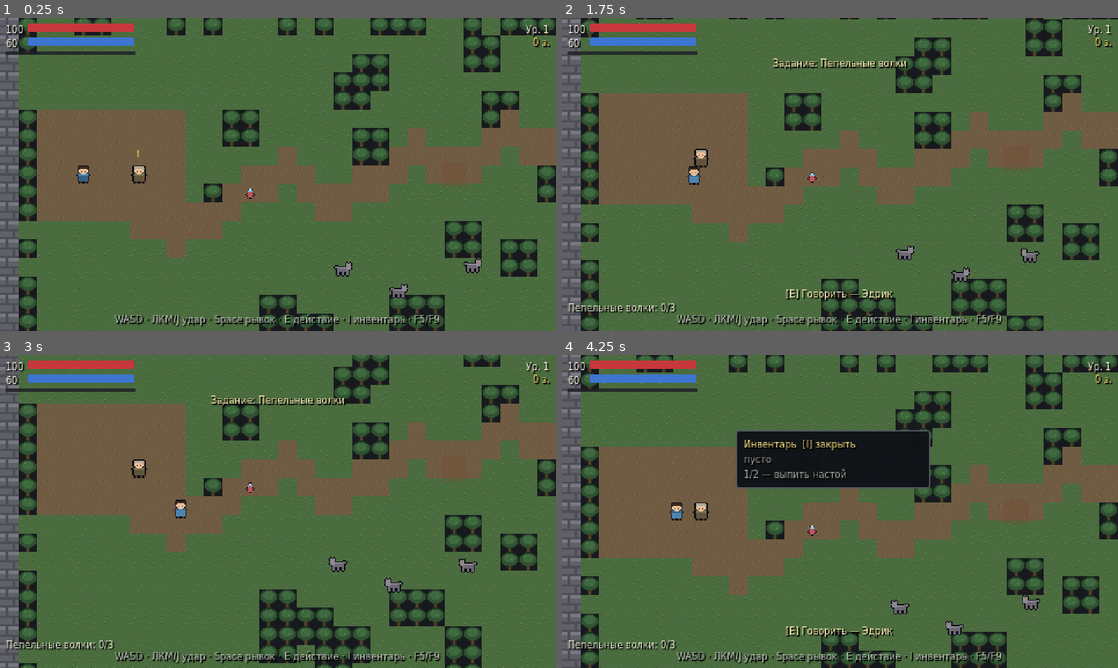
Above: before the commit, frames 1-4 (two rows, left to right).
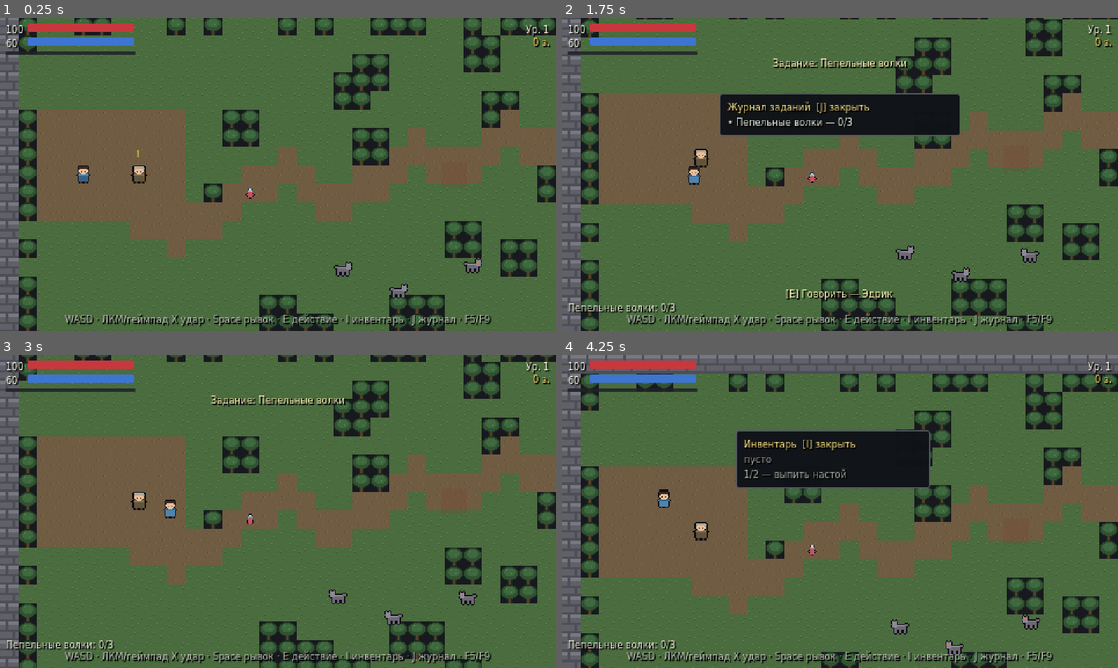
Above: after the commit, the same moments.

Repository: mibazarow/ashes-of-the-old-kingdom
Game: Godot game, scene res://scenes/main/main.tscn
Two runs of this game, one before a commit and one after it. Both use one fixed random seed, a clock stepped at 60 frames per second and the inputs below.
Inputs (mouse positions are in pixels of both pictures, inside the frame that each line leads up to):
- Up to frame 1 (0.25 s): no input
- Up to frame 2 (1.75 s): tap Enter at 0.5 s; move the mouse to (962, 158) at 0.52 s; hold D (move_right) 0.53-1.28 s; click (962, 158) at 0.6 s; tap E (interact) at 0.8, 1.35 s; move the mouse to (728, 190) at 1.27 s; hold S (move_down) from 1.28 s (still down); click (728, 190) at 1.42 s; tap J (journal, bound only after the commit) at 1.55 s
- Up to frame 3 (3 s): move the mouse to (333, 442) at 2.02 s; release S (move_down) at 2.03 s; hold D (move_right) 2.03-2.78 s; tap J (journal, bound only after the commit) at 2.1 s; click (333, 442) at 2.3 s; move the mouse to (250, 574) at 2.77 s; hold W (move_up) from 2.78 s (still down); click (250, 574) at 2.85 s
- Up to frame 4 (4.25 s): tap E (interact) at 3.05 s; move the mouse to (1006, 558) at 3.52 s; release W (move_up) at 3.53 s; hold A (move_left) from 3.53 s (still down); tap Space (dash) at 3.6 s; click (1006, 558) at 3.67 s; tap J (journal, bound only after the commit) at 3.8 s; tap I (inventory) at 4.15 s

The runs differ from the first frame. In frame 1, 1.4% of the frame differs, in the area x 11-89%, y 94-99%; in frame 2, 7.0%; in frame 3, 36%, in the area x 0-100%, y 0-100%; in frame 4, 28%.

Commit message:
Журнал заданий на J, атака только ЛКМ, тесты 63/0

Diff:
--- a/project.godot
+++ b/project.godot
@@ -62,7 +62,6 @@
 attack={
 "deadzone": 0.2,
 "events": Array[InputEvent]([Object(InputEventMouseButton,"resource_local_to_scene":false,"resource_name":"","device":3 …(271 unchanged characters)…
-, Object(InputEventKey,"resource_local_to_scene":false,"resource_name":"","device":16,"window_id":0,"alt_pressed":false,"shift_pressed":false,"ctrl_pressed":false,"meta_pressed":false,"pressed":false,"keycode":74,"physical_keycode":74,"key_label":0,"unicode":0,"location":0,"echo":false,"script":null)
 , Object(InputEventJoypadButton,"resource_local_to_scene":false,"resource_name":"","device":0,"button_index":2,"pressure":0.0,"pressed":false,"script":null)
 ])
 }
@@ -107,6 +106,11 @@
 "events": Array[InputEvent]([Object(InputEventKey,"resource_local_to_scene":false,"resource_name":"","device":16,"windo …(219 unchanged characters)…
 ])
 }
+journal={
+"deadzone": 0.2,
+"events": Array[InputEvent]([Object(InputEventKey,"resource_local_to_scene":false,"resource_name":"","device":16,"window_id":0,"alt_pressed":false,"shift_pressed":false,"ctrl_pressed":false,"meta_pressed":false,"pressed":false,"keycode":74,"physical_keycode":74,"key_label":0,"unicode":0,"location":0,"echo":false,"script":null)
+])
+}
 
 [layer_names]
 
--- a/scripts/main/main.gd
+++ b/scripts/main/main.gd
@@ -33,6 +33,12 @@
 		if hud != null:
 			hud.call("open_inventory_for_shot")
 		EventBus.toast.emit("Сундук: Железный меч")
+	elif ui_probe == "journal":
+		if QuestManager.quests.has("q01_ash_wolves"):
+			QuestManager.start("q01_ash_wolves")
+		var hud := get_node_or_null("HUD")
+		if hud != null:
+			hud.call("open_journal_for_shot")
 	for i in range(20):
 		await get_tree().process_frame
 	await RenderingServer.frame_post_draw
--- a/scripts/ui/hud.gd
+++ b/scripts/ui/hud.gd
@@ -21,11 +21,14 @@
 var _dialogue_text: Label
 var _inventory_panel: PanelContainer
 var _inventory_list: VBoxContainer
+var _journal_panel: PanelContainer
+var _journal_list: VBoxContainer
 var _pause_panel: PanelContainer
 var _hint_label: Label
 var _toast_tween: Tween
 var _dialogue_open := false
 var _inventory_open := false
+var _journal_open := false
 var _paused := false
 
 
@@ -138,7 +141,7 @@
 	column.add_child(_quest_label)
 
 	_hint_label = _make_text(
-		"WASD · ЛКМ/J удар · Space рывок · E действие · I инвентарь · F5/F9",
+		"WASD · ЛКМ/геймпад X удар · Space рывок · E действие · I инвентарь · J журнал · F5/F9",
 		Color(0.72, 0.74, 0.7)
 	)
 	_hint_label.horizontal_alignment = HORIZONTAL_ALIGNMENT_CENTER
@@ -147,6 +150,7 @@
 
 	_build_dialogue_panel()
 	_build_inventory_panel()
+	_build_journal_panel()
 	_build_pause_panel()
 
 
@@ -208,6 +212,31 @@
 	box.add_child(_inventory_list)
 
 	box.add_child(_make_text("1/2 — выпить настой", Color(0.62, 0.64, 0.6)))
+
+
+func _build_journal_panel() -> void:
+	_journal_panel = PanelContainer.new()
+	_journal_panel.set_anchors_preset(Control.PRESET_CENTER)
+	_journal_panel.position = Vector2(-104, -70)
+	_journal_panel.custom_minimum_size = Vector2(208, 0)
+	_journal_panel.visible = false
+	_journal_panel.add_theme_stylebox_override("panel", _panel_style(Color(0.06, 0.07, 0.09, 0.97)))
+	_root.add_child(_journal_panel)
+
+	var margin := MarginContainer.new()
+	for side in ["margin_left", "margin_right", "margin_top", "margin_bottom"]:
+		margin.add_theme_constant_override(side, 6)
+	_journal_panel.add_child(margin)
+
+	var box := VBoxContainer.new()
+	box.add_theme_constant_override("separation", 3)
+	margin.add_child(box)
+
+	box.add_child(_make_text("Журнал заданий  [J] закрыть", Color(0.96, 0.86, 0.5)))
+
+	_journal_list = VBoxContainer.new()
+	_journal_list.add_theme_constant_override("separation", 1)
+	box.add_child(_journal_list)
 
 
 func _build_pause_panel() -> void:
@@ -403,23 +432,61 @@
 		return
 	_dialogue_panel.visible = false
 	_dialogue_open = false
-	GameState.ui_blocking = _inventory_open or _paused
+	GameState.ui_blocking = _inventory_open or _journal_open or _paused
 	EventBus.dialogue_closed.emit()
 
 
 func _toggle_inventory() -> void:
 	_inventory_open = not _inventory_open
+	if _inventory_open:
+		_journal_open = false
+		_journal_panel.visible = false
+		_refresh_inventory()
 	_inventory_panel.visible = _inventory_open
-	GameState.ui_blocking = _inventory_open or _dialogue_open or _paused
-	if _inventory_open:
-		_refresh_inventory()
+	GameState.ui_blocking = _inventory_open or _dialogue_open or _journal_open or _paused
+
+
+func _toggle_journal() -> void:
+	_journal_open = not _journal_open
+	if _journal_open:
+		_inventory_open = false
+		_inventory_panel.visible = false
+		_refresh_journal()
+	_journal_panel.visible = _journal_open
+	GameState.ui_blocking = _journal_open or _dialogue_open or _inventory_open or _paused
+
+
+func _refresh_journal() -> void:
+	if _journal_list == null:
+		return
+	for child in _journal_list.get_children():
+		child.queue_free()
+	var shown := 0
+	for quest_id: String in QuestManager.quests.keys():
+		var q: Variant = QuestManager.quests[quest_id]
+		if not (q is Dictionary):
+			continue
+		var title := String((q as Dictionary).get("title", quest_id))
+		var state: String = QuestManager.state_of(quest_id)
+		if state == QuestManager.STATE_ACTIVE:
+			var line := "• %s — %d/%d" % [title, QuestManager.progress_of(quest_id), QuestManager.target_count(quest_id)]
+			_journal_list.add_child(_make_text(line, Color(0.9, 0.92, 0.86)))
+			shown += 1
+		elif state == QuestManager.STATE_READY:
+			_journal_list.add_child(_make_text("✔ %s — сдать" % title, Color(0.96, 0.86, 0.5)))
+			shown += 1
+		elif state == QuestManager.STATE_DONE:
+			_journal_list.add_child(_make_text("✓ %s — выполнено" % title, Color(0.55, 0.57, 0.55)))
+			shown += 1
+	if shown == 0:
+		_journal_list.add_child(_make_text("пока пусто", Color(0.6, 0.6, 0.58)))
 
 
 func _toggle_pause() -> void:
 	_paused = not _paused
 	_pause_panel.visible = _paused
 	get_tree().paused = _paused
-	GameState.ui_blocking = _paused or _inventory_open or _dialogue_open
+	GameState.ui_blocking = _paused or _inventory_open or _dialogue_open or _journal_open
 	EventBus.game_paused.emit(_paused)
 
 
@@ -430,18 +497,23 @@
 	if InputSource.is_action_just_pressed(&"pause"):
 		if _dialogue_open:
 			close_dialogue()
+		elif _journal_open:
+			_toggle_journal()
 		else:
 			_toggle_pause()
 		return
 	if _paused:
 		return
+	if InputSource.is_action_just_pressed(&"journal"):
+		_toggle_journal()
+		return
 	if InputSource.is_action_just_pressed(&"inventory"):
 		_toggle_inventory()
 		return
 	if InputSource.is_action_just_pressed(&"interact") and _dialogue_open:
 		close_dialogue()
 		return
-	if _dialogue_open or _inventory_open:
+	if _dialogue_open or _inventory_open or _journal_open:
 		return
 	if InputSource.is_action_just_pressed(&"quick_slot_1"):
 		_use_item("health_potion")
@@ -463,6 +535,16 @@
 	_inventory_open = true
 	_inventory_panel.visible = true
 	_refresh_inventory()
+
+
+func is_journal_open() -> bool:
+	return _journal_open
+
+
+func open_journal_for_shot() -> void:
+	_journal_open = true
+	_journal_panel.visible = true
+	_refresh_journal()
 
 
 func _use_item(item_id: String) -> void:
--- a/tests/test_core.gd
+++ b/tests/test_core.gd
@@ -292,23 +292,58 @@
 		await physics_frame
 	_check(player.global_position.distance_to(idle_start) < 2.0, "player stops after key release")
 
-	# Attack must be reachable from the keyboard too, not only from the bot.
-	var attack := InputEventKey.new()
-	attack.physical_keycode = KEY_J
-	attack.keycode = KEY_J
-	attack.pressed = true
-	Input.parse_input_event(attack)
-	for i in range(3):
-		await physics_frame
-	var in_attack := int(player.get("state")) == 2
-	_check(in_attack, "key J starts an attack (state=%d)" % int(player.get("state")))
-	var attack_up := InputEventKey.new()
-	attack_up.physical_keycode = KEY_J
-	attack_up.keycode = KEY_J
-	attack_up.pressed = false
-	Input.parse_input_event(attack_up)
-	for i in range(30):
-		await physics_frame
+	# J must open the quest journal, never attack (attack is mouse / gamepad X).
+	_check(InputMap.has_action(&"journal"), "journal action exists")
+	var journal_has_j := false
+	for ev in InputMap.action_get_events(&"journal"):
+		if ev is InputEventKey and (ev as InputEventKey).physical_keycode == KEY_J:
+			journal_has_j = true
+	_check(journal_has_j, "journal action is bound to key J")
+	var attack_has_j := false
+	for ev in InputMap.action_get_events(&"attack"):
+		if ev is InputEventKey and (ev as InputEventKey).physical_keycode == KEY_J:
+			attack_has_j = true
+	_check(not attack_has_j, "attack action no longer contains key J")
+
+	var hud := scene.get_node_or_null("HUD")
+	_check(hud != null, "HUD present for journal test")
+	if hud != null:
+		var before_journal := player.global_position
+		var j_down := InputEventKey.new()
+		j_down.physical_keycode = KEY_J
+		j_down.keycode = KEY_J
+		j_down.pressed = true
+		Input.parse_input_event(j_down)
+		for i in range(4):
+			await physics_frame
+		_check(bool(hud.call("is_journal_open")), "key J opens the journal")
+		_check(int(player.get("state")) != 2, "key J does not start an attack (state=%d)" % int(player.get("state")))
+		_check(player.global_position.distance_to(before_journal) < 1.0, "journal open blocks movement")
+
+		var j_up := InputEventKey.new()
+		j_up.physical_keycode = KEY_J
+		j_up.keycode = KEY_J
+		j_up.pressed = false
+		Input.parse_input_event(j_up)
+		await physics_frame
+
+		var j_down2 := InputEventKey.new()
+		j_down2.physical_keycode = KEY_J
+		j_down2.keycode = KEY_J
+		j_down2.pressed = true
+		Input.parse_input_event(j_down2)
+		for i in range(4):
+			await physics_frame
+		_check(not bool(hud.call("is_journal_open")), "key J again closes the journal")
+		_check(not gs.ui_blocking, "ui_blocking cleared after closing the journal")
+
+		var j_up2 := InputEventKey.new()
+		j_up2.physical_keycode = KEY_J
+		j_up2.keycode = KEY_J
+		j_up2.pressed = false
+		Input.parse_input_event(j_up2)
+		for i in range(30):
+			await physics_frame
 
 	# Dash must be on Space per the spec.
 	var space := InputEventKey.new()
--- a/tools/setup_input_map.gd
+++ b/tools/setup_input_map.gd
@@ -10,10 +10,10 @@
 	"move_down": [KEY_S, KEY_DOWN],
 	"move_left": [KEY_A, KEY_LEFT],
 	"move_right": [KEY_D, KEY_RIGHT],
-	"attack": [KEY_J],
 	"dash": [KEY_SPACE, KEY_SHIFT],
 	"interact": [KEY_E],
 	"inventory": [KEY_I],
+	"journal": [KEY_J],
 	"pause": [KEY_ESCAPE],
 	"quick_slot_1": [KEY_1],
 	"quick_slot_2": [KEY_2],
@@ -29,10 +29,10 @@
 			events.append(_key(code))
 		ProjectSettings.set_setting("input/" + action, {"deadzone": 0.2, "events": events})
 
-	# attack is mouse-driven per the spec, with the keyboard and gamepad as
-	# alternatives. Build the whole list at once: assigning twice silently
-	# dropped the earlier events.
-	var attack_events: Array[InputEvent] = [_mouse_left(), _key(KEY_J), _joy(JOY_BUTTON_X)]
+	# attack is mouse-driven per the spec, with the gamepad button as the only
+	# alternative; J now opens the quest journal instead of attacking. Build the
+	# whole list at once: assigning twice silently dropped the earlier events.
+	var attack_events: Array[InputEvent] = [_mouse_left(), _joy(JOY_BUTTON_X)]
 	ProjectSettings.set_setting("input/attack", {"deadzone": 0.2, "events": attack_events})
 
 	var err := ProjectSettings.save()
